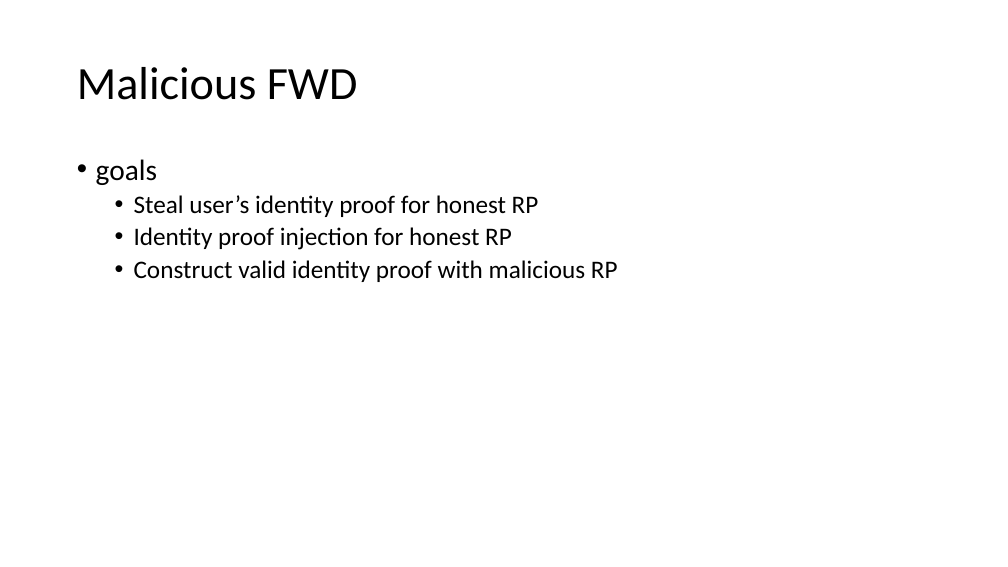
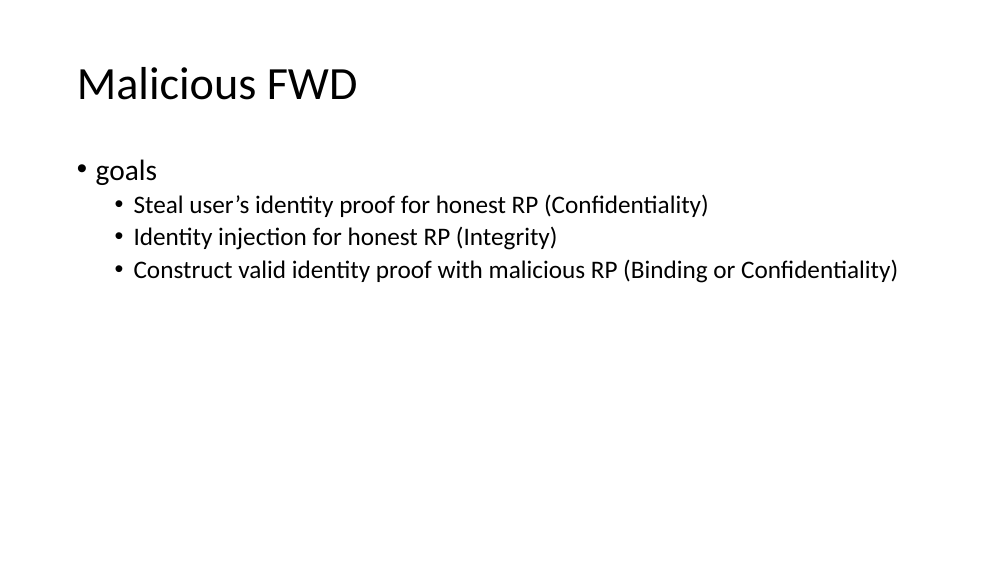
Before and after one commit to cqguo/OIDC-latex, a slide deck: slide 2 of documents/SPRESSO vulnerabilities.pptx. Drawn at 1008x567 pixels with LibreOffice and Linux fonts; fonts in the diff are those of the drawing. Boxes give left, top, right and bottom in pixels: in the first picture for what was removed or moved away, otherwise in the second. Text is boxed around its words. In the diff, an @@ line names an element or a change of style, - is before the commit and + after.

```diff
--- a/documents/SPRESSO vulnerabilities.pptx
+++ b/documents/SPRESSO vulnerabilities.pptx
@@ text at bbox=[134, 194, 898, 283]: text changed @@
-  • Steal user’s identity proof for honest RP
-  • Identity proof injection for honest RP
-  • Construct valid identity proof with malicious RP
+  • Steal user’s identity proof for honest RP (Confidentiality)
+  • Identity injection for honest RP (Integrity)
+  • Construct valid identity proof with malicious RP (Binding or Confidentiality)
```
Also in this commit, not shown: 3 other slides changed, 1 slide added, 1 slide removed, 5 other files.
